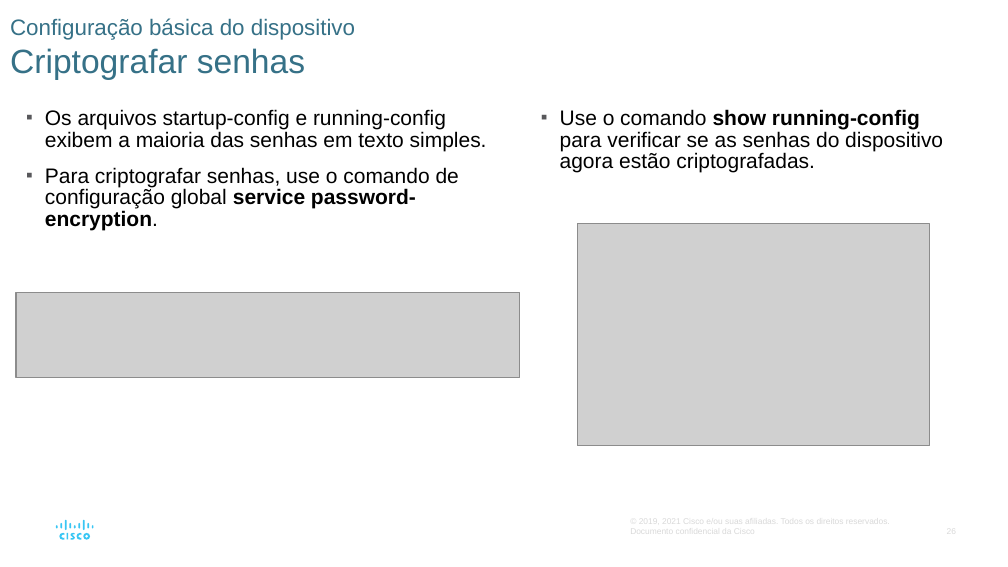
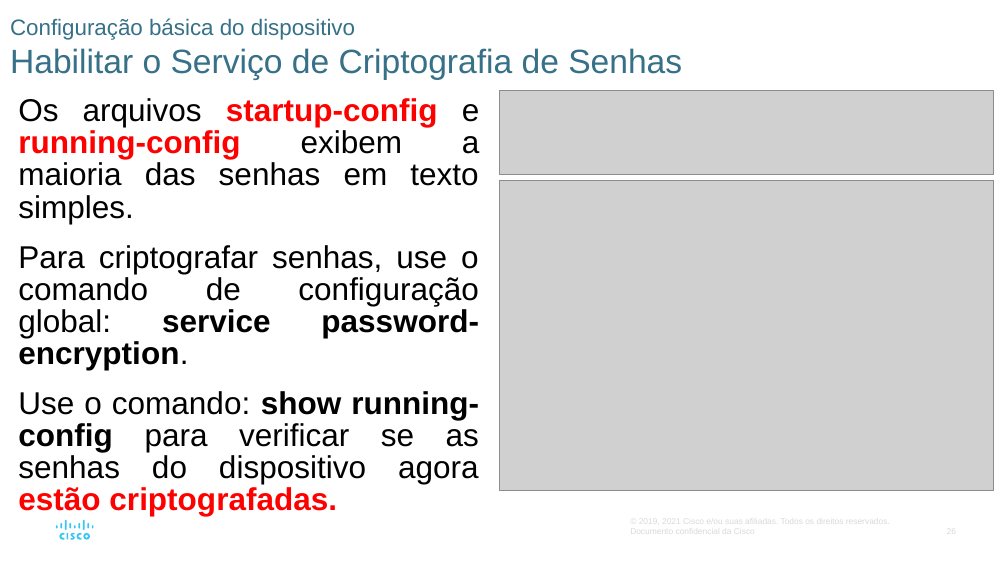
Before and after one commit to vaamonde/netacad, a slide deck: slide 26 of 02-CCNA-200-301-v7/01-CCNA-IntroducaoAsRedes-v7.02/01-Modulo01-PPTS/Modulo02-BasicoSwitchEndpoint.pptx. Drawn at 1008x567 pixels with LibreOffice and Linux fonts; fonts in the diff are those of the drawing; grey boxes stand for pictures. Boxes give left, top, right and bottom in pixels: in the first picture for what was removed or moved away, otherwise in the second. Text is boxed around its words. In the diff, an @@ line names an element or a change of style, - is before the commit and + after.

```diff
--- a/02-CCNA-200-301-v7/01-CCNA-IntroducaoAsRedes-v7.02/01-Modulo01-PPTS/Modulo02-BasicoSwitchEndpoint.pptx
+++ b/02-CCNA-200-301-v7/01-CCNA-IntroducaoAsRedes-v7.02/01-Modulo01-PPTS/Modulo02-BasicoSwitchEndpoint.pptx
@@ title at (10, 18, 682, 80): text changed; size 16 to 24 pt @@
-Configuração básica do dispositivo
-Criptografar senhas
+Configuração básica do dispositivo
+Habilitar o Serviço de Criptografia de Senhas
@@ text "Os arquivos startup-config e running-config ...": place and size @@
-text "Os arquivos startup-config e running-config ..." at (45, 109, 487, 230)
+text "Os arquivos startup-config e running-config ..." at (18, 98, 480, 484)
@@ text at (18, 98, 480, 224): size 15 to 22.5 pt in "Os arquivos startup-config e running-config exibem a ..."; text colour #000000 to #FF0000, bold on in "startup-config running-config"; alignment left to justified; bullet ▪ to none; more space between paragraphs @@
@@ picture: place and size @@
-picture at (16, 292, 520, 378)
+picture at (500, 91, 994, 174)
@@ text removed at (560, 109, 943, 172) @@
-▪ Use o comando show running-config para verificar se as senhas do dispositivo agora estão criptografadas.
@@ picture: place and size @@
-picture at (578, 224, 930, 446)
+picture at (500, 180, 994, 491)
@@ text at (18, 245, 479, 484): text changed; size 15 to 22.5 pt @@
-▪ Para criptografar senhas, use o comando de configuração global service password-encryption.
+Para criptografar senhas, use o comando de configuração global: service password-encryption.
+Use o comando: show running-config para verificar se as senhas do dispositivo agora estão criptografadas.
```
Also in this commit, not shown: 28 other slides changed, 1 slide added, 29 other files.
